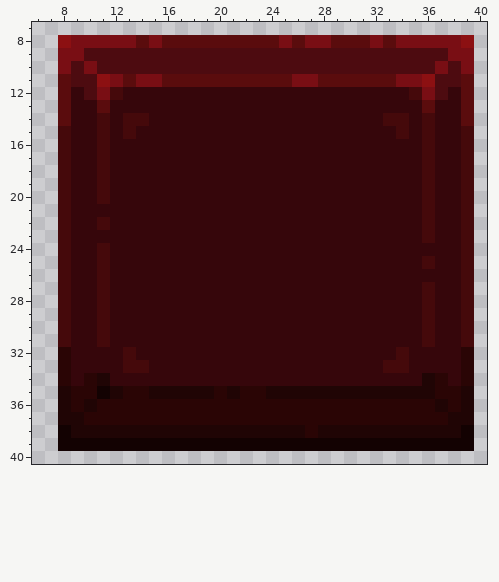
Pixel-art sprite -- Assets/Art/World/Platforms/Red/RedSolidoff.png. The picture above is the old version.
The file is 48x48 pixels. Colours within 5 levels of each other are drawn and written as one. Shown: x 6..40, y 7..40.
The same view after the edit:
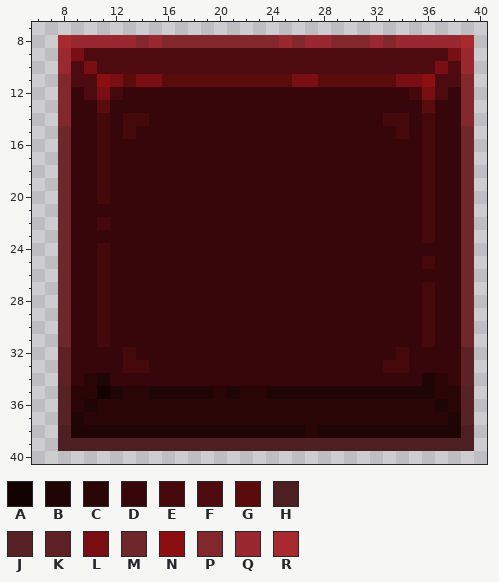
Palette (. is transparent): A #130202  B #200505  C #2a0505  D #36060b  E #45090b  F #4d0b10  G #5a0c0d  H #4d1f23  J #572226  K #5e2226  L #790e14  M #6f272c  N #8c1012  P #82272c  Q #9a2831  R #a82a2f
The edit:
Changed rows in their new state; - is an unchanged pixel.
first column x 8:
 8 RQQQQQPQPPPPPPPPPQPQQPPPQPQQQQQR
 9 Q------------------------------Q
10 Q------------------------------Q
11 P------------------------------P
12 P------------------------------P
13 P------------------------------P
14 P------------------------------P
15 M------------------------------M
16 M------------------------------M
17 M------------------------------M
18 M------------------------------M
19 M------------------------------M
20 M------------------------------M
21 M------------------------------M
22 M------------------------------M
23 M------------------------------M
24 M------------------------------M
25 M------------------------------M
26 M------------------------------M
27 M------------------------------M
28 M------------------------------M
29 M------------------------------M
30 M------------------------------M
31 M------------------------------M
32 K------------------------------K
33 K------------------------------K
34 K------------------------------K
35 J------------------------------J
36 J------------------------------J
37 J------------------------------J
38 H------------------------------H
39 HHHHHHHHHHHHHHHHHHHHHHHHHHHHHHHH
Where, in picture pixels (left, top, right, bottom), the same in both pictures:
changed: (58, 35, 474, 451)
